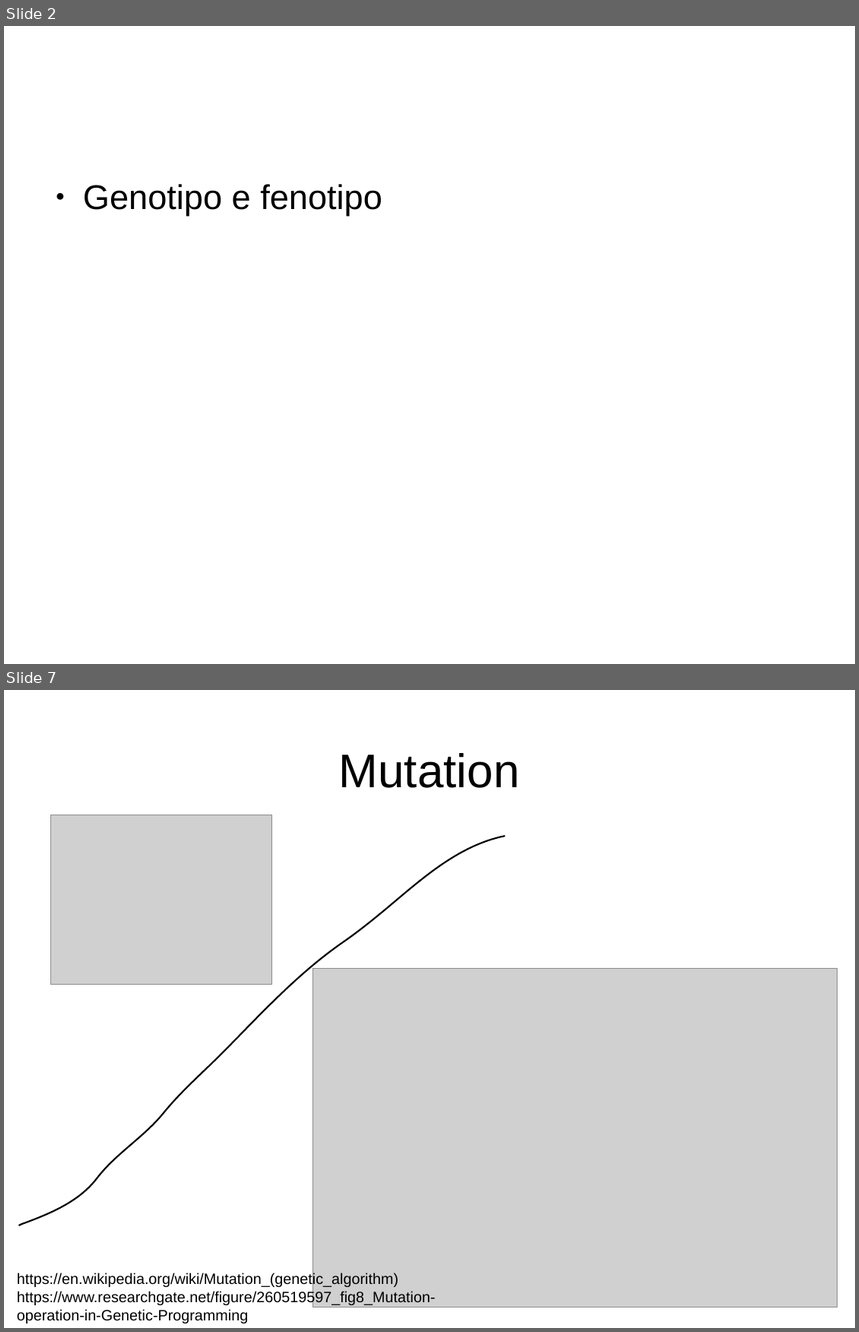
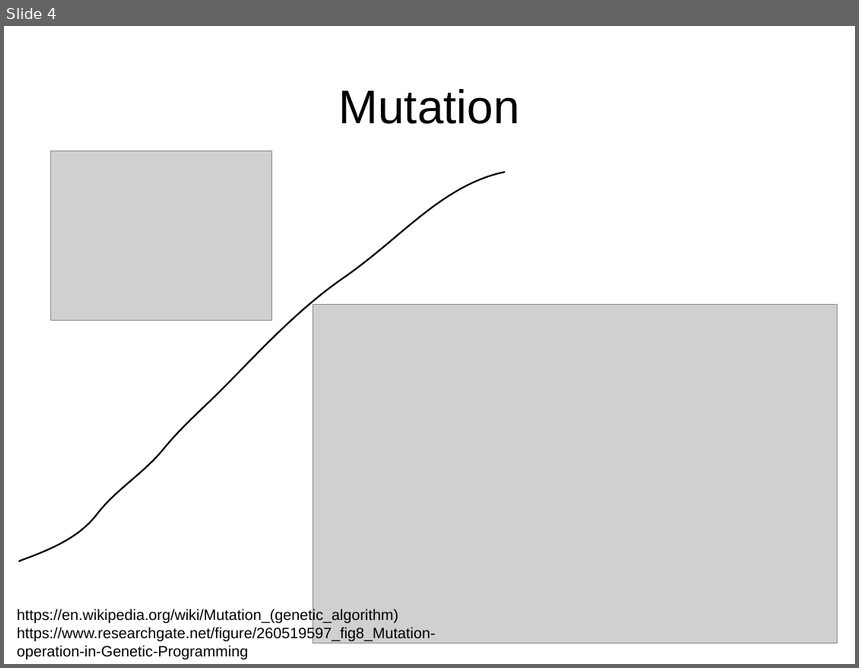
Before and after one commit to trevisanj/pinga, a slide deck: slides.odp. Shown one above the other, each under a label of ours: slides 2 and 7 before the commit, slide 4 after it; the slides between them are not shown. The pictures are 859x1332 and 859x668 pixels, drawn with LibreOffice and Linux fonts; fonts in the diff are those of the drawing; grey boxes stand for pictures. Boxes give left, top, right and bottom in pixels: in the first picture for what was removed or moved away, otherwise in the second. Text is boxed around its words. In the diff, an @@ line names an element or a change of style, - is before the commit and + after.

```diff
--- a/slides.odp
+++ b/slides.odp
@@ slide 2 removed at <box>4,26,855,664</box>, background #FFFFFF @@
@@ text removed at <box>83,184,382,216</box> @@
-● Genotipo e fenotipo
@@ what was slide 7 is now slide 4 @@
```
Also in this commit, not shown: 5 slides changed, 4 slides added, 3 other slides removed, 1 other file.
